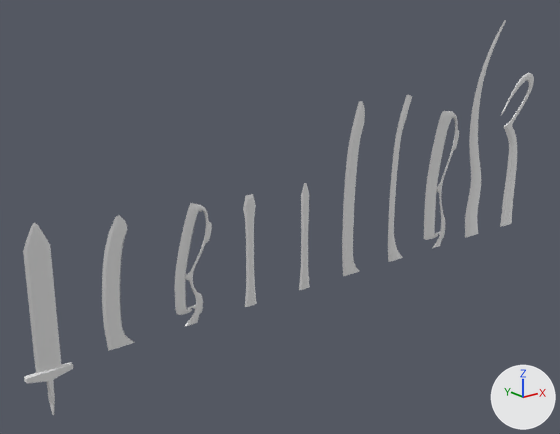
The Blender file godot/assets/models/weapons/swords.blend, before and after one commit.
One viewpoint serves both versions: a 50 mm lens placed at (-1.52, -4.11, 3.3), pointed at (1.96, 0.24, 1.55). Arrows for +X, +Y and +Z are at lower right; the lights stay in place. The first picture is the older version.

In view in the first picture: 'Hilt', 'Long1', 'Long2', 'Medium1', 'Medium2', 'Medium3', 'Short1', 'Short2', 'Short3', 'Short4', 'Short5'.
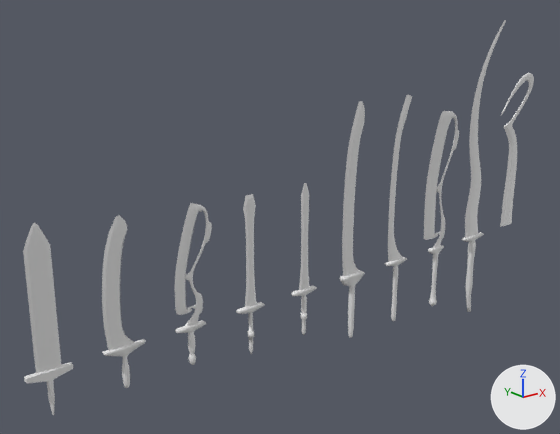
Commit message: Some sword hilt meshes

Changed parts and their boxes [x1, y1, x2, y2] in the pictures (560 x 434 px):
'Hilt.005', added
    after: [339, 270, 365, 338]
'Hilt.008', added
    after: [462, 232, 484, 312]
'Hilt.001', added
    after: [102, 339, 146, 388]
'Hilt.002', added
    after: [175, 320, 207, 365]
'Hilt.006', added
    after: [385, 257, 407, 321]
'Hilt.007', added
    after: [428, 245, 444, 306]
'Hilt.003', added
    after: [236, 302, 265, 354]
'Hilt.004', added
    after: [291, 285, 317, 335]

What changed in the scene script:
```text
Add me_cube_021:
    me_cube_021.from_pydata(...)  # 52 vertices, 50 faces; spans x -0.146..0.146, y -0.039..0.042, z -0.61..0.146
    me_cube_021.polygons.foreach_set('use_smooth', [True] * 50)
Add me_cube_019:
    me_cube_019.from_pydata(...)  # 56 vertices, 54 faces; spans x -0.101..0.101, y -0.042..0.042, z -0.406..0.146
    me_cube_019.polygons.foreach_set('use_smooth', [True] * 54)
Add me_cube_018:
    me_cube_018.from_pydata(...)  # 48 vertices, 46 faces; spans x -0.146..0.146, y -0.027..0.027, z -0.406..0.146
    me_cube_018.polygons.foreach_set('use_smooth', [True] * 46)
Add me_cube_017:
    me_cube_017.from_pydata(...)  # 48 vertices, 46 faces; spans x -0.146..0.146, y -0.028..0.028, z -0.406..0.146
    me_cube_017.polygons.foreach_set('use_smooth', [True] * 46)
Add me_cube_016:
    me_cube_016.from_pydata(...)  # 48 vertices, 46 faces; spans x -0.146..0.146, y -0.027..0.027, z -0.237..0.146
    me_cube_016.polygons.foreach_set('use_smooth', [True] * 46)
Add me_cube_015:
    me_cube_015.from_pydata(...)  # 40 vertices, 38 faces; spans x -0.146..0.146, y -0.027..0.027, z -0.237..0.146
    me_cube_015.polygons.foreach_set('use_smooth', [True] * 38)
Add me_cube_014:
    me_cube_014.from_pydata(...)  # 68 vertices, 66 faces; spans x -0.146..0.146, y -0.026..0.026, z -0.154..0.146
    me_cube_014.polygons.foreach_set('use_smooth', [True] * 66)
Add me_cube_013:
    me_cube_013.from_pydata(...)  # 48 vertices, 46 faces; spans x -0.146..0.146, y -0.026..0.026, z -0.154..0.146
    me_cube_013.polygons.foreach_set('use_smooth', [True] * 46)
Add ob_hilt_008:
    ob_hilt_008 = bpy.data.objects.new('Hilt.008', me_cube_021)
    ob_hilt_008.location = (4.0, 0.0, 0.895)
    _m = ob_hilt_008.modifiers.new('Subdivision', 'SUBSURF')
    _m.render_levels = 1
Add ob_hilt_007:
    ob_hilt_007 = bpy.data.objects.new('Hilt.007', me_cube_019)
    ob_hilt_007.location = (3.5, 0.0, 0.895)
    _m = ob_hilt_007.modifiers.new('Subdivision', 'SUBSURF')
    _m.render_levels = 1
Add ob_hilt_006:
    ob_hilt_006 = bpy.data.objects.new('Hilt.006', me_cube_018)
    ob_hilt_006.location = (3.0, 0.0, 0.895)
    _m = ob_hilt_006.modifiers.new('Subdivision', 'SUBSURF')
    _m.render_levels = 1
Add ob_hilt_005:
    ob_hilt_005 = bpy.data.objects.new('Hilt.005', me_cube_017)
    ob_hilt_005.location = (2.5, 0.0, 0.895)
    _m = ob_hilt_005.modifiers.new('Subdivision', 'SUBSURF')
    _m.render_levels = 1
Add ob_hilt_004:
    ob_hilt_004 = bpy.data.objects.new('Hilt.004', me_cube_016)
    ob_hilt_004.location = (2.0, 0.0, 0.895)
    _m = ob_hilt_004.modifiers.new('Subdivision', 'SUBSURF')
    _m.render_levels = 1
Add ob_hilt_003:
    ob_hilt_003 = bpy.data.objects.new('Hilt.003', me_cube_015)
    ob_hilt_003.location = (1.5, 0.0, 0.895)
    _m = ob_hilt_003.modifiers.new('Subdivision', 'SUBSURF')
    _m.render_levels = 1
Add ob_hilt_002:
    ob_hilt_002 = bpy.data.objects.new('Hilt.002', me_cube_014)
    ob_hilt_002.location = (1.0, 0.0, 0.895)
    _m = ob_hilt_002.modifiers.new('Subdivision', 'SUBSURF')
    _m.render_levels = 1
Add ob_hilt_001:
    ob_hilt_001 = bpy.data.objects.new('Hilt.001', me_cube_013)
    ob_hilt_001.location = (0.5, 0.0, 0.895)
    _m = ob_hilt_001.modifiers.new('Subdivision', 'SUBSURF')
    _m.render_levels = 1
```
